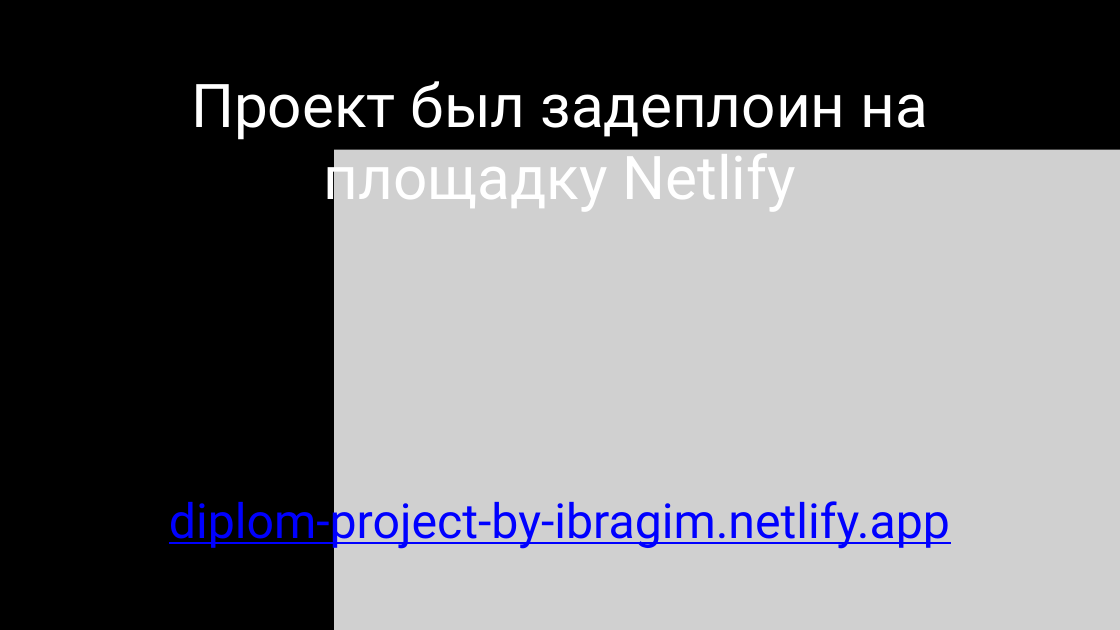
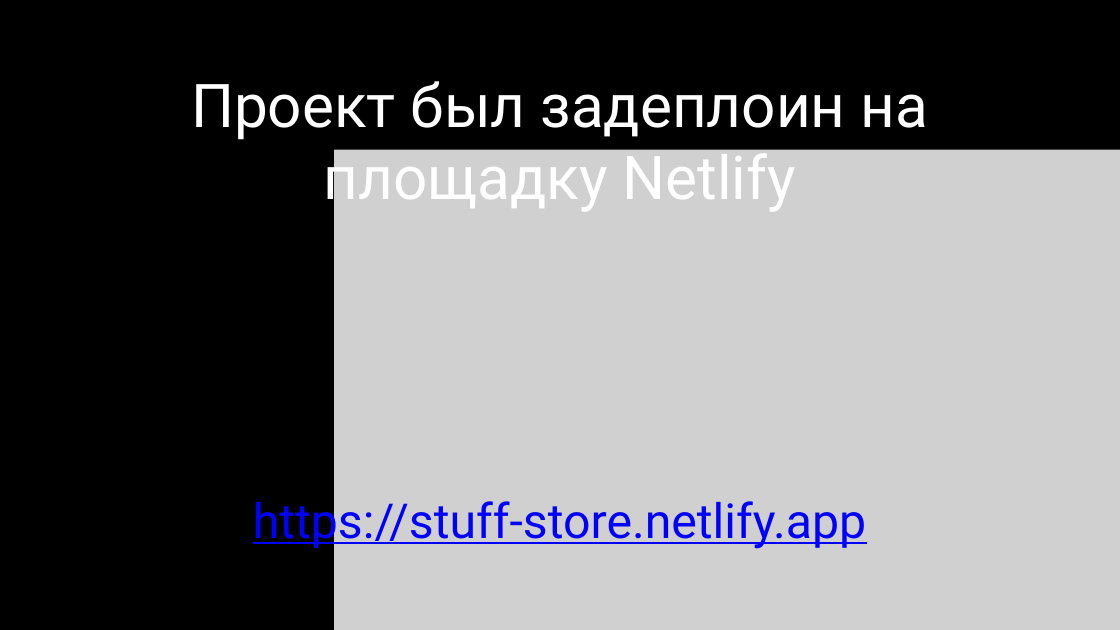
Before and after one commit to Ibragim1337/zashita, a slide deck: slide 8 of diplomPresentation.pptx. Drawn at 1120x630 pixels with LibreOffice and Linux fonts; fonts in the diff are those of the drawing; grey boxes stand for pictures. Boxes give left, top, right and bottom in pixels: in the first picture for what was removed or moved away, otherwise in the second. Text is boxed around its words. In the diff, an @@ line names an element or a change of style, - is before the commit and + after.

Commit message:
changed presentation cz project was reworked

```diff
--- a/diplomPresentation.pptx
+++ b/diplomPresentation.pptx
@@ text at box(253, 494, 866, 550): text changed @@
-diplom-project-by-ibragim.netlify.app
+https://stuff-store.netlify.app
```
Also in this commit, not shown: 1 other slide changed.
